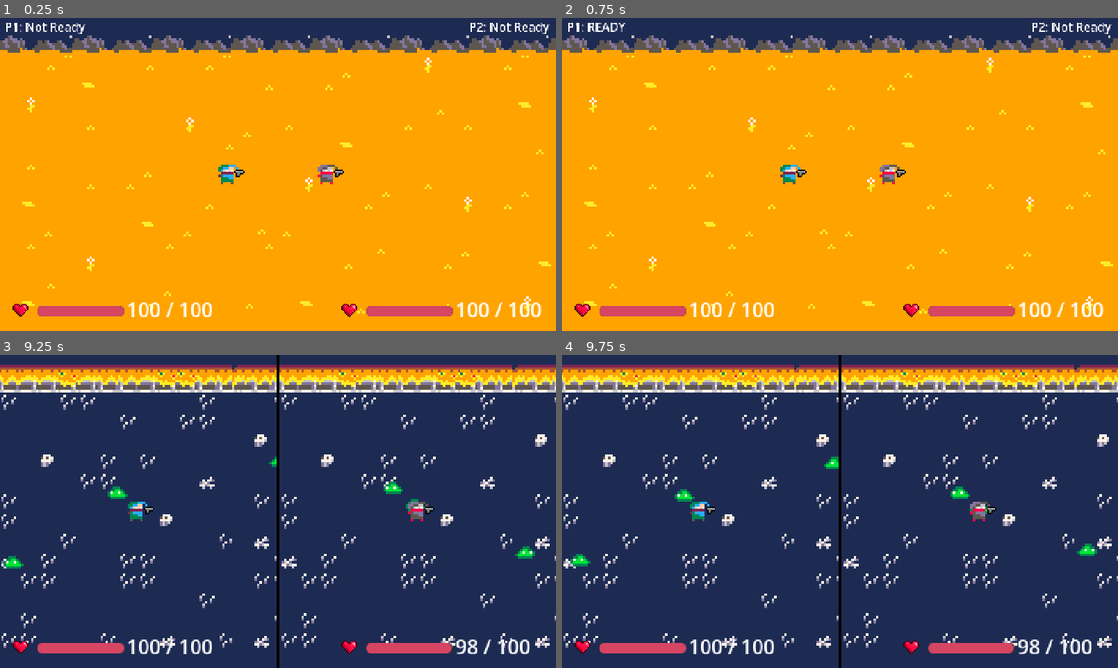
Above: before the commit, frames 1-4 (two rows, left to right).
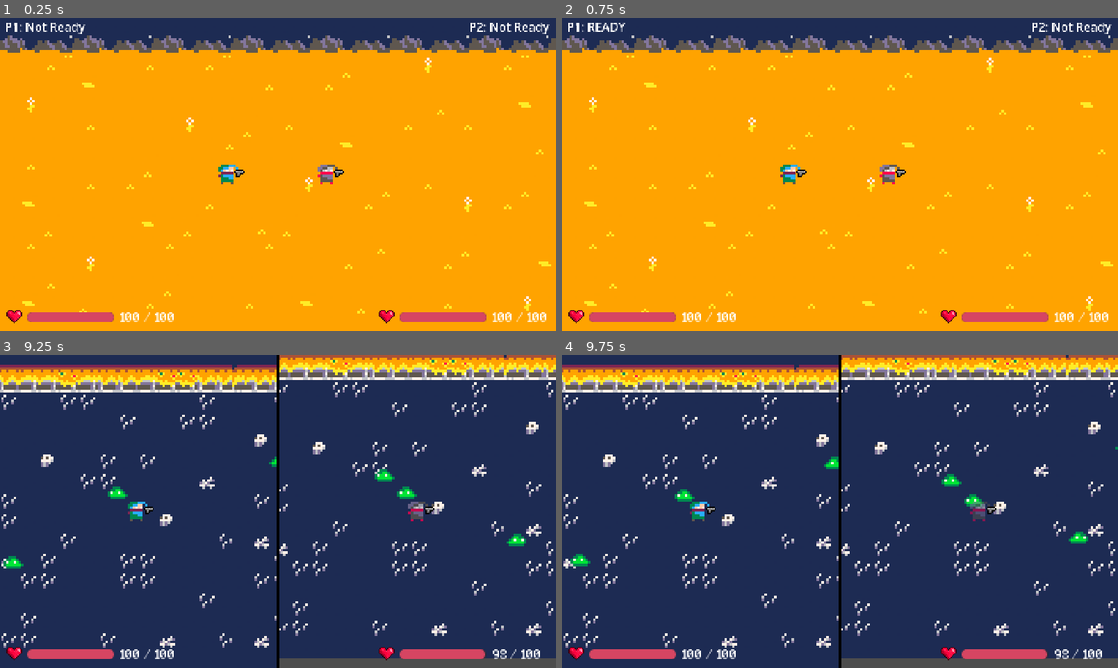
Above: after the commit, the same moments.

Repository: SamZhang150/rivals-ascent
Game: Godot game, scene res://scenes/core/splitscreen.tscn
Same seed, same stepped clock (60 frames per second), same inputs: the game is played once before the commit and once after it.
Inputs (mouse positions are in pixels of both pictures, inside the frame that each line leads up to):
- Up to frame 1 (0.25 s): no input
- Up to frame 2 (0.75 s): tap Enter at 0.5 s; move the mouse to (962, 158) at 0.52 s; hold Shift (p1_ready) from 0.53 s (still down)
- Up to frame 3 (9.25 s): tap Space at 1.25 s; move the mouse to (166, 527) at 1.27 s; release Shift (p1_ready) at 1.28 s; tap M (p2_ready) every 1.5 s from 1.35 to 8.85 s; move the mouse to (333, 442) at 2.02 s; hold Shift (p1_ready) 2.03-2.78 s; move the mouse to (250, 574) at 2.77 s; move the mouse to (444, 558) at 3.52 s; hold Shift (p1_ready) 3.53-4.28 s; move the mouse to (111, 464) at 4.27 s; move the mouse to (305, 511) at 5.02 s; hold Shift (p1_ready) 5.03-5.78 s; move the mouse to (194, 433) at 5.77 s; move the mouse to (400, 495) at 6.52 s; hold Shift (p1_ready) 6.53-7.28 s; move the mouse to (166, 527) at 7.27 s; move the mouse to (333, 442) at 8.02 s; hold Shift (p1_ready) 8.03-8.78 s; move the mouse to (250, 574) at 8.77 s
- Up to frame 4 (9.75 s): move the mouse to (1006, 558) at 9.52 s; hold Shift (p1_ready) from 9.53 s (still down)

The runs differ from the first frame. In frame 1, 2.5% of the frame differs, in the area x 1-99%, y 90-98%; in frame 2, 2.5%; in frame 3, 13%; in frame 4, 13%, in the area x 1-100%, y 0-100%.

Commit message:
health ui positioning, player knockback + i-frames

Diff:
--- a/scenes/ui/health_ui.tscn
+++ b/scenes/ui/health_ui.tscn
@@ -2,6 +2,11 @@
 
 [ext_resource type="Script" uid="uid://ddi3vwa2qtbao" path="res://scripts/ui/health_ui.gd" id="1_hdb0t"]
 [ext_resource type="Texture2D" uid="uid://bmwi5j1lu0iws" path="res://assets/sprites/heart.png" id="2_6rypn"]
+[ext_resource type="FontFile" uid="uid://cqhlyweokgngl" path="res://assets/pixel_font.ttf" id="3_fht25"]
+
+[sub_resource type="LabelSettings" id="LabelSettings_6rypn"]
+font = ExtResource("3_fht25")
+font_size = 10
 
 [node name="HealthUI" type="Control" unique_id=1253297385]
 layout_mode = 3
@@ -25,6 +30,7 @@
 offset_right = 70.0
 offset_bottom = 31.0
 text = "20/20"
+label_settings = SubResource("LabelSettings_6rypn")
 
 [node name="ProgressBar" type="ProgressBar" parent="." unique_id=801163750]
 custom_minimum_size = Vector2(70, 8)
--- a/scripts/enemies/slime.gd
+++ b/scripts/enemies/slime.gd
@@ -24,6 +24,7 @@
 
 func _ready() -> void:
 	add_to_group("enemies")
+	hitbox.add_to_group("enemy_hitbox")
 	hurtbox.area_entered.connect(_on_hurtbox_area_entered)
 	hitbox.area_entered.connect(_on_hitbox_area_entered)
 
@@ -75,14 +76,15 @@
 		die()
 
 func _on_hurtbox_area_entered(body: Node) -> void:
-	if body == player and body.has_method("take_damage"):
-		body.take_damage(touch_damage)
+	#if body == player and body.has_method("take_damage"):
+		#body.take_damage(touch_damage)
+		pass
 
 func _on_hitbox_area_entered(area: Area2D) -> void:
 	if area.is_in_group("player_hitbox"):
 		var player = area.get_parent()
-		if player.has_method("take_damage"):
-			player.take_damage(touch_damage)
+		#if player.has_method("take_damage"):
+			#player.take_damage(touch_damage, global_position)
 
 func die() -> void:
 	if dead:
--- a/scripts/global.gd
+++ b/scripts/global.gd
@@ -10,7 +10,7 @@
 		"attack_duration": 0.2,
 		"attack_cooldown": 1.75,
 		"invuln_time": 0.75,
-		"knockback_strength": 260.0,
+		"knockback_strength": 120.0,
 		"knockback_decay": 700.0
 	},
 	2: {
@@ -21,7 +21,7 @@
 		"attack_duration": 0.2,
 		"attack_cooldown": 1.75,
 		"invuln_time": 0.75,
-		"knockback_strength": 260.0,
+		"knockback_strength": 120.0,
 		"knockback_decay": 700.0
 	}
 }
--- a/scripts/player.gd
+++ b/scripts/player.gd
@@ -33,6 +33,12 @@
 var equipped_weapon: Node2D = null
 
 var is_invulnerable: bool = false
+var damage_knockback: Vector2 = Vector2.ZERO
+
+# Contact damage tracking
+var _enemies_in_contact: Array[Node] = []
+var _contact_damage_timer: Timer = null
+@export var contact_damage_interval: float = 0.5  # How often to take damage while in contact
 
 # Shop / progression state
 var gold: int = 100
@@ -62,6 +68,17 @@
 	_prefix = "p1_" if player_id == 1 else "p2_"
 	attack_area.monitoring = false
 	attack_timer.timeout.connect(_on_attack_cooldown_finished)
+
+	# Set up contact damage timer
+	_contact_damage_timer = Timer.new()
+	_contact_damage_timer.wait_time = contact_damage_interval
+	_contact_damage_timer.autostart = false
+	_contact_damage_timer.timeout.connect(_on_contact_damage_timer)
+	add_child(_contact_damage_timer)
+
+	# Connect hitbox signals to track enemies in contact
+	hitbox.area_entered.connect(_on_hitbox_area_entered)
+	hitbox.area_exited.connect(_on_hitbox_area_exited)
 
 	_set_health(get_max_health())
 	_update_health_ui()
@@ -99,6 +116,9 @@
 		velocity = velocity.move_toward(Vector2.ZERO, speed)
 		sprite.play(_prefix + "idle")
 
+	velocity += damage_knockback
+	damage_knockback = damage_knockback.move_toward(Vector2.ZERO, get_knockback_decay() * _delta)
+
 	move_and_slide()
 
 
@@ -235,20 +255,62 @@
 	is_attacking = false
 	attack_area.monitoring = false
 
-func take_damage(amount: int) -> void:
+func take_damage(amount: int, from_position: Vector2) -> void:
 	if is_dead() or is_invulnerable:
 		return
 
 	_set_health(get_health() - amount)
 	_update_health_ui()
+	_start_invuln(get_invuln_time())
+	damage_knockback = (global_position - from_position).normalized() * get_knockback_strength()
 
 	sprite.modulate = Color.RED
 	get_tree().create_timer(0.15).timeout.connect(func() -> void:
-		sprite.modulate = Color.WHITE
+		if not is_dead():
+			sprite.modulate = Color.WHITE
 	)
 
 	if get_health() <= 0:
 		_die()
+
+
+func _on_hitbox_area_entered(area: Area2D) -> void:
+	if area.is_in_group("enemy_hitbox"):
+		var enemy = area.get_parent()
+		if enemy != null and not _enemies_in_contact.has(enemy):
+			_enemies_in_contact.append(enemy)
+			# Start damage timer if not already running
+			if _contact_damage_timer.is_stopped():
+				_contact_damage_timer.start()
+
+
+func _on_hitbox_area_exited(area: Area2D) -> void:
+	if area.is_in_group("enemy_hitbox"):
+		var enemy = area.get_parent()
+		if enemy != null:
+			var idx = _enemies_in_contact.find(enemy)
+			if idx != -1:
+				_enemies_in_contact.remove_at(idx)
+			# Stop timer if no enemies in contact
+			if _enemies_in_contact.is_empty():
+				_contact_damage_timer.stop()
+
+
+func _on_contact_damage_timer() -> void:
+	if is_dead():
+		return
+
+	_enemies_in_contact = _enemies_in_contact.filter(func(e): return is_instance_valid(e))
+	if _enemies_in_contact.is_empty():
+		_contact_damage_timer.stop()
+		return
+
+	# Apply damage from all enemies in contact
+	for enemy in _enemies_in_contact:
+		var dmg = enemy.get("touch_damage")
+		if dmg != null:
+			take_damage(int(dmg), enemy.global_position)
+			break
 
 
 func _die() -> void:
--- a/scripts/ui/health_ui.gd
+++ b/scripts/ui/health_ui.gd
@@ -7,15 +7,15 @@
 @export var is_left: bool = false
 
 func _ready() -> void:
-	position = Vector2(10, 230)
+	position = Vector2(5, 235)
 
 	if !is_left:
-		position = Vector2(275, 230)
+		position = Vector2(305, 235)
 
 	heart.position = Vector2(0, 0)
-	label.position = Vector2(22 + health_bar.custom_minimum_size.x, -7)
-	health_bar.position = Vector2(20, 2)
-	health_bar.custom_minimum_size = Vector2(60, 6)
+	label.position = Vector2(22 + health_bar.custom_minimum_size.x, 2)
+	health_bar.position = Vector2(17, 2)
+	health_bar.custom_minimum_size = Vector2(61, 6)
 
 	health_bar.show_percentage = false
 
--- a/scripts/weapons/laser_projectile.gd
+++ b/scripts/weapons/laser_projectile.gd
@@ -123,4 +123,4 @@
 
 func _apply_player_damage(player: Node) -> void:
 	if player.has_method("take_damage"):
-		player.take_damage(damage)
+		player.take_damage(damage, global_position)
Binary file added: assets/pixel_font.ttf
Not shown, added: assets/pixel_font.ttf.import
